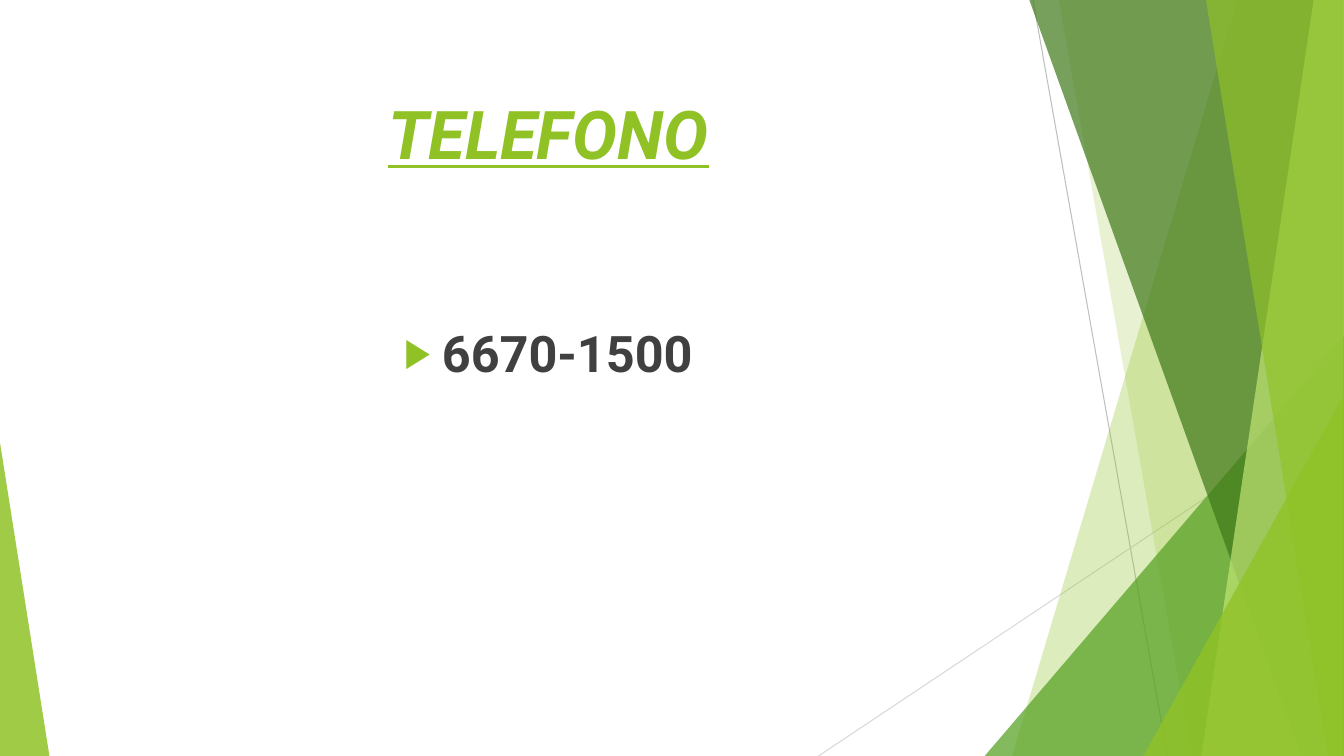
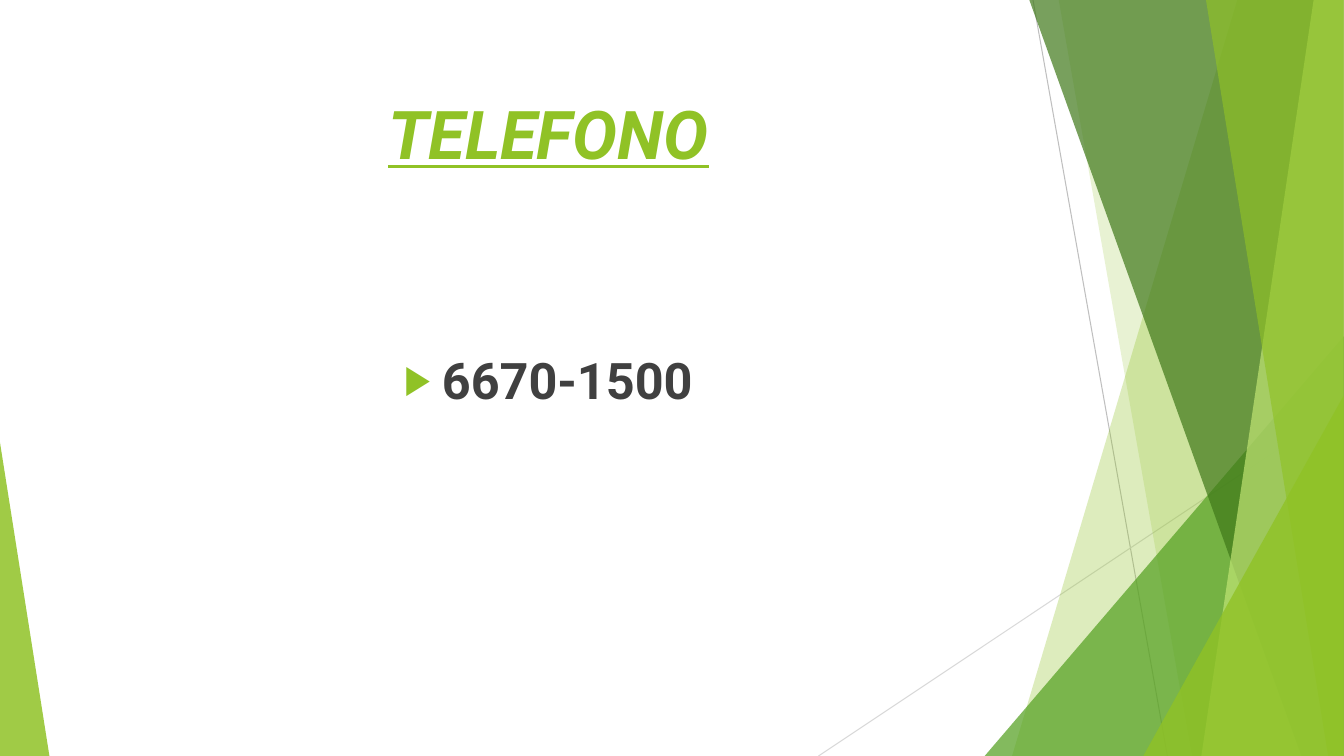
Before and after one commit to Alexanderfigueroa123/22LastLabB, a slide deck: slide 8 of Croquis ICTA..pptx. Drawn at 1344x756 pixels with LibreOffice and Linux fonts; fonts in the diff are those of the drawing. Boxes give left, top, right and bottom in pixels: in the first picture for what was removed or moved away, otherwise in the second. Text is boxed around its words. In the diff, an @@ line names an element or a change of style, - is before the commit and + after.

```diff
--- a/Croquis ICTA..pptx
+++ b/Croquis ICTA..pptx
@@ text "6670-1500": place and size @@
-text "6670-1500" at bbox=[442, 335, 693, 373]
+text "6670-1500" at bbox=[442, 362, 693, 400]
```
Also in this commit, not shown: 1 other slide changed.
